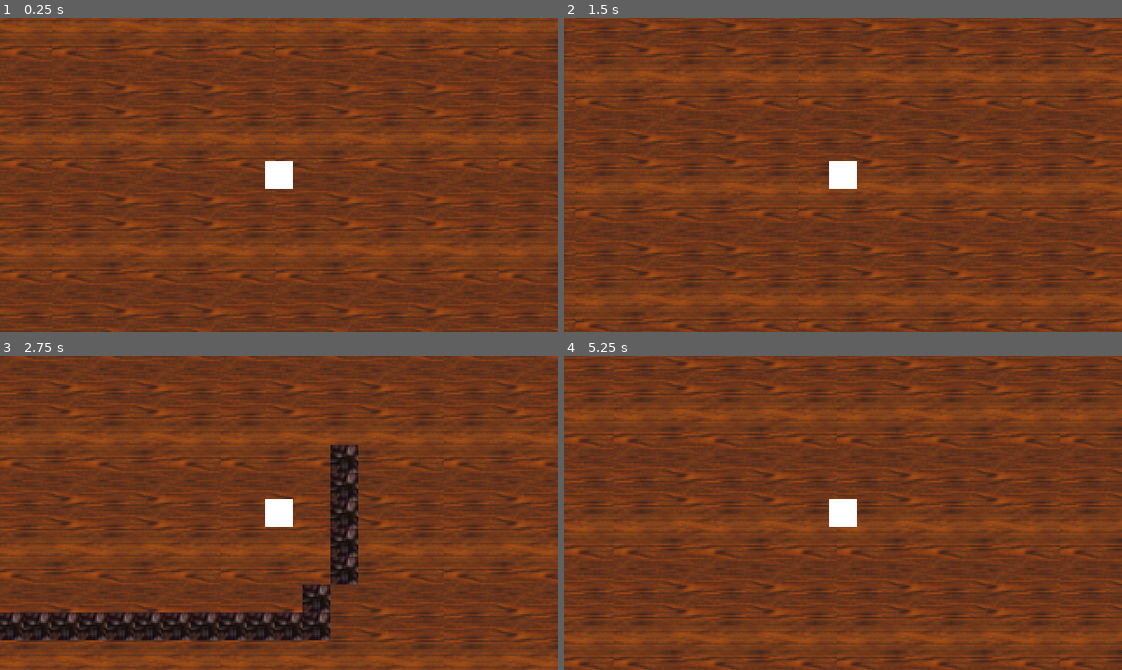
Above: before the commit, frames 1-4 (two rows, left to right).
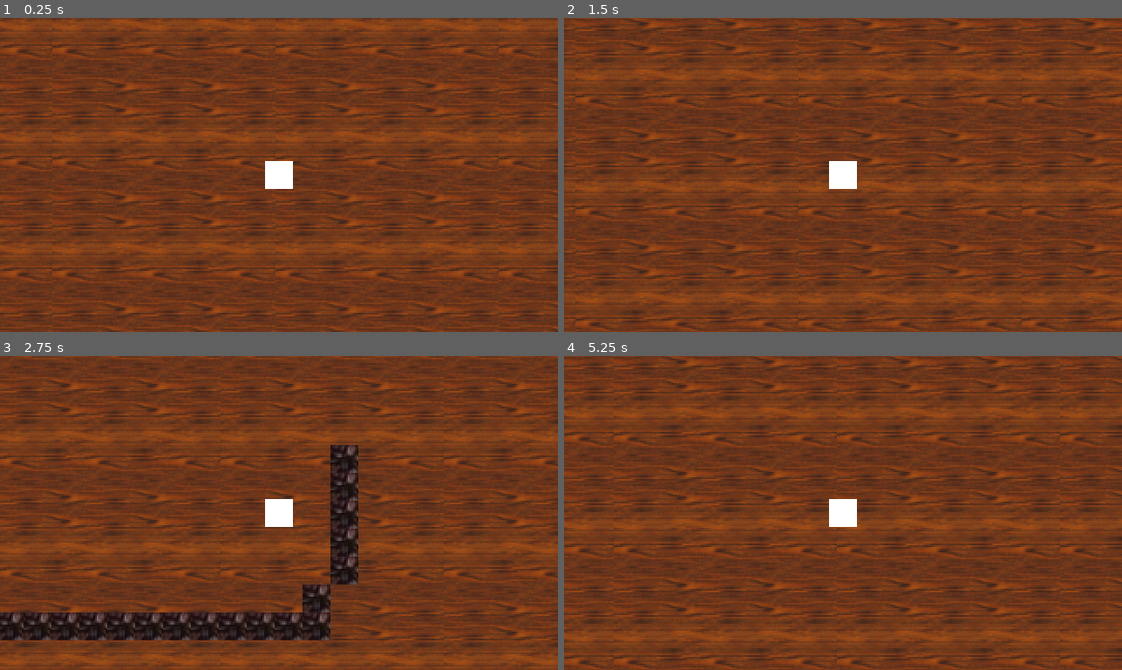
Above: after the commit, the same moments.

Repository: protodrew/MFGJ2021
Game: Godot game, scene res://Scenes/Main.tscn
Two runs of this game, one before a commit and one after it. Both use one fixed random seed, a clock stepped at 60 frames per second and the inputs below.
Inputs:
- Up to frame 1 (0.25 s): no input
- Up to frame 2 (1.5 s): tap Enter at 0.5 s; hold Right (ui_right) 0.53-1.28 s; hold Down (ui_down) from 1.28 s (still down)
- Up to frame 3 (2.75 s): release Down (ui_down) at 2.03 s; hold Right (ui_right) from 2.03 s (still down)
- Up to frame 4 (5.25 s): release Right (ui_right) at 2.78 s; hold Up (ui_up) 2.78-3.53 s; hold Left (ui_left) 3.53-5.03 s; hold Down (ui_down) from 5.03 s (still down)

The runs differ from the first frame. In frame 1, 22% of the frame differs, in the area x 0-100%, y 0-100%; in frame 2, 23%; in frame 3, 20%; in frame 4, 23%.

Commit message:
basic raycast detection

Diff:
--- /dev/null
+++ b/Scenes/Enemy.gd
@@ -0,0 +1,35 @@
+extends ColorRect
+
+
+# Declare member variables here. Examples:
+# var a = 2
+# var b = "text"
+onready var cast = $RayCast2D
+onready var col = $Area2D
+var entered = false;
+var player = null
+# Called when the node enters the scene tree for the first time.
+
+
+
+func _on_Area2D_body_entered(body):
+	player = body
+	entered = true;
+
+
+func _process(delta):
+	if entered:
+		fov()
+	else:
+		cast.set_cast_to(Vector2(0,0))
+
+
+func _on_Area2D_body_exited(body):
+	entered = false;
+
+func fov():
+	cast.set_cast_to(Vector2(player.position.x-8,player.position.y-8))
+	if cast.get_collider() != null and cast.get_collider().name == "Player":
+	 print("shown")
+	else:
+		print("hidden")
--- a/Scenes/Main.tscn
+++ b/Scenes/Main.tscn
@@ -1,8 +1,9 @@
-[gd_scene load_steps=6 format=2]
+[gd_scene load_steps=8 format=2]
 
 [ext_resource path="res://Scenes/Player.tscn" type="PackedScene" id=1]
 [ext_resource path="res://Art/wall.png" type="Texture" id=2]
 [ext_resource path="res://Art/floor.png" type="Texture" id=3]
+[ext_resource path="res://Scenes/Enemy.gd" type="Script" id=4]
 
 [sub_resource type="ConvexPolygonShape2D" id=1]
 points = PoolVector2Array( 16, 16, 0, 16, 0, 0, 16, 0 )
@@ -30,6 +31,8 @@
 } ]
 0/z_index = 0
 
+[sub_resource type="CircleShape2D" id=3]
+
 [node name="Main" type="Node2D"]
 
 [node name="YSort" type="YSort" parent="."]
@@ -39,9 +42,9 @@
 
 [node name="TextureRect" type="TextureRect" parent="YSort"]
 margin_left = -143.0
-margin_top = -45.0
+margin_top = -46.1892
 margin_right = 884.0
-margin_bottom = 548.0
+margin_bottom = 546.811
 texture = ExtResource( 3 )
 stretch_mode = 2
 __meta__ = {
@@ -53,4 +56,31 @@
 cell_size = Vector2( 16, 16 )
 cell_custom_transform = Transform2D( 16, 0, 0, 16, 0, 0 )
 format = 1
-tile_data = PoolIntArray( -131081, 0, 0, -131080, 0, 0, -131 …(1073 unchanged characters)… 78, 0, 0, 65591, 0, 0, 196599, 0, 0, 131113, 0, 0, 131114, 0, 0, 131127, 0, 0, 262135, 0, 0, 196649, 0, 0, 196663, 0, 0, 3276 …(2886 unchanged characters)…
+tile_data = PoolIntArray( -131081, 0, 0, -131080, 0, 0, -131 …(1073 unchanged characters)… 78, 0, 0, 65591, 0, 0, 196599, 0, 0, 131074, 0, 0, 131075, 0, 0, 131113, 0, 0, 131114, 0, 0, 131127, 0, 0, 262135, 0, 0, 196610, 0, 0, 196649, 0, 0, 196663, 0, 0, 3276 …(2886 unchanged characters)…
+
+[node name="ColorRect" type="ColorRect" parent="YSort"]
+margin_right = 16.0
+margin_bottom = 16.0
+color = Color( 0.87451, 0.839216, 0, 1 )
+script = ExtResource( 4 )
+__meta__ = {
+"_edit_use_anchors_": false
+}
+
+[node name="RayCast2D" type="RayCast2D" parent="YSort/ColorRect"]
+modulate = Color( 1, 0, 0, 1 )
+self_modulate = Color( 1, 0, 0, 1 )
+position = Vector2( 8, 8 )
+enabled = true
+cast_to = Vector2( 0, 150 )
+collide_with_areas = true
+
+[node name="Area2D" type="Area2D" parent="YSort/ColorRect"]
+
+[node name="CollisionShape2D" type="CollisionShape2D" parent="YSort/ColorRect/Area2D"]
+position = Vector2( 8, 8 )
+scale = Vector2( 10, 10 )
+shape = SubResource( 3 )
+
+[connection signal="body_entered" from="YSort/ColorRect/Area2D" to="YSort/ColorRect" method="_on_Area2D_body_entered"]
+[connection signal="body_exited" from="YSort/ColorRect/Area2D" to="YSort/ColorRect" method="_on_Area2D_body_exited"]
--- a/Scripts/Player.gd
+++ b/Scripts/Player.gd
@@ -21,3 +21,7 @@
 		velocity = velocity.move_toward(Vector2.ZERO, FRICTION) # moves velocity to zero incrementing by the FRICTION
 
 	velocity = move_and_slide(velocity) # used for kinematic bodies, moves the KinematicBody2D and stops if a collision occurs multiplied by delta so framerate doesn't affect
+
+func pos():
+	var pos = Vector2(self.position.x,self.position.y)
+	return pos
